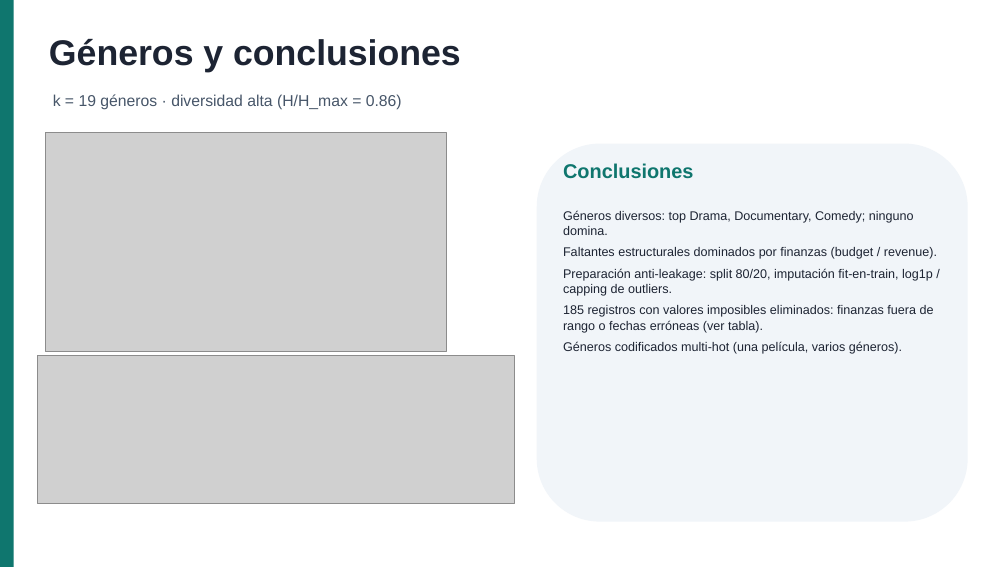
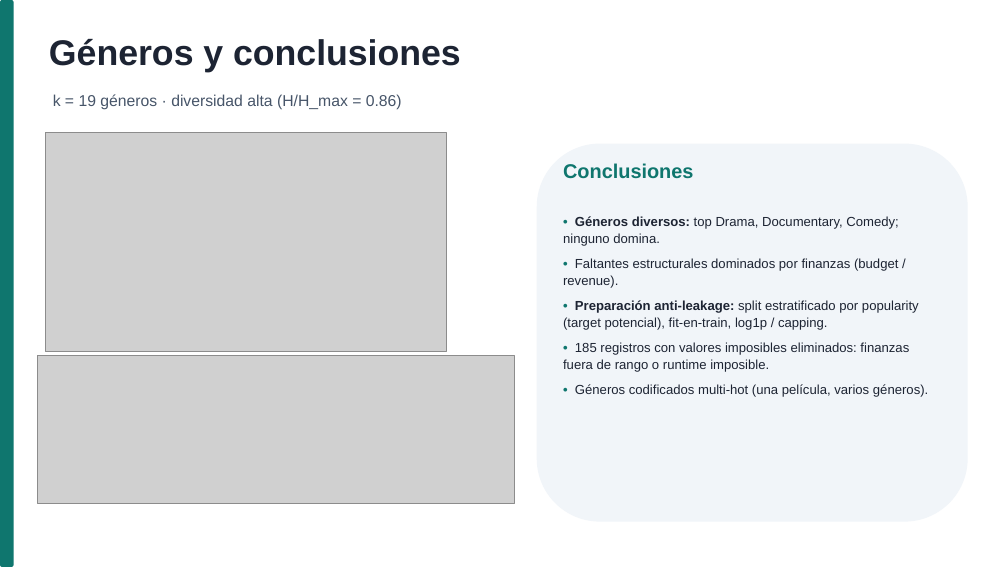
Before and after one commit to AlejoCNYT/ADD-UBA, a slide deck: slide 4 of TP_Grupal_slides.pptx. Drawn at 1008x567 pixels with LibreOffice and Linux fonts; fonts in the diff are those of the drawing; grey boxes stand for pictures. Boxes give left, top, right and bottom in pixels: in the first picture for what was removed or moved away, otherwise in the second. Text is boxed around its words. In the diff, an @@ line names an element or a change of style, - is before the commit and + after.

```diff
--- a/TP_Grupal_slides.pptx
+++ b/TP_Grupal_slides.pptx
@@ rounded rectangle at bbox=[0, 0, 14, 567]: rectangle to rounded rectangle @@
@@ text at bbox=[563, 216, 928, 397]: text changed; size 12 to 12.5 pt @@
-Géneros diversos: top Drama, Documentary, Comedy; ninguno domina.
-Faltantes estructurales dominados por finanzas (budget / revenue).
-Preparación anti-leakage: split 80/20, imputación fit-en-train, log1p / capping de outliers.
-185 registros con valores imposibles eliminados: finanzas fuera de rango o fechas erróneas (ver tabla).
-Géneros codificados multi-hot (una película, varios géneros).
+• Géneros diversos: top Drama, Documentary, Comedy; ninguno domina.
+• Faltantes estructurales dominados por finanzas (budget / revenue).
+• Preparación anti-leakage: split estratificado por popularity (target potencial), fit-en-train, log1p / capping.
+• 185 registros con valores imposibles eliminados: finanzas fuera de rango o runtime imposible.
+• Géneros codificados multi-hot (una película, varios géneros).
```
Also in this commit, not shown: 3 other slides changed, 2 slides added, 8 other files.
